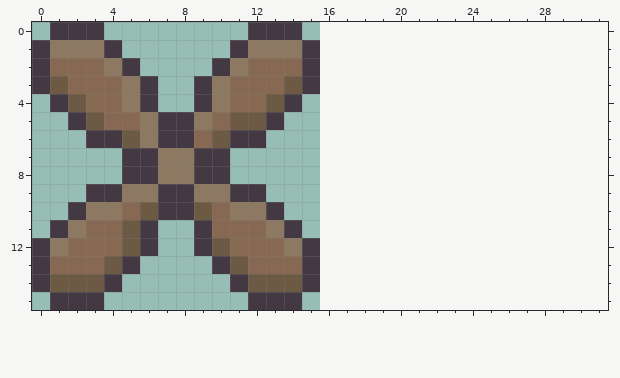
Pixel-art sprite: assets/05_map/moulinIcon.png. Above: the version before the commit.
The file is 16x16 pixels. The old version is drawn lined up with the new one, on the new canvas.
After the commit:
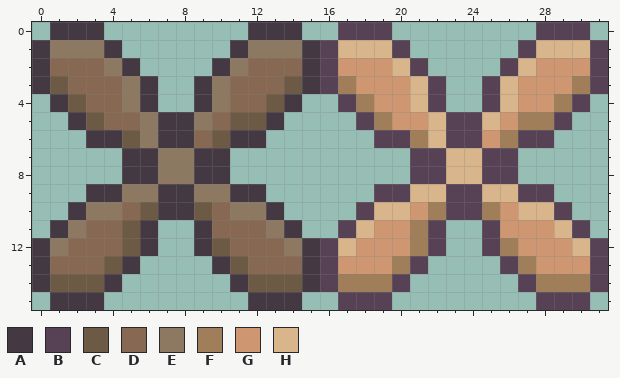
Palette (. is transparent): A #443843  B #574255  C #6d5a45  D #876853  E #8d7961  F #a07e59  G #ce9772  H #d8b58a
Author's note on the commit: added MapIcons Hovers
Changes in this commit:
canvas 16x16 -> 32x16
@@ x 14..31 @@
- 0 A.................
- 1 EA................
- 2 DA................
- 3 CA................
- 4 A.................
- 5 ..................
- 6 ..................
- 7 ..................
- 8 ..................
- 9 ..................
-10 ..................
-11 A.................
-12 EA................
-13 DA................
-14 CA................
-15 A.................
+ 0 A..BBB........BBB.
+ 1 EABHHHB......BHHHB
+ 2 DABGGGHB....BHGGGB
+ 3 CABFGGGHB..BHGGGFB
+ 4 A..BFGGHB..BHGGFB.
+ 5 ....BFGGHBBHGFFB..
+ 6 .....BBFHBBGFBB...
+ 7 .......BBHHBB.....
+ 8 .......BBHHBB.....
+ 9 .....BBHHBBHHBB...
+10 ....BHHGFBBFGHHB..
+11 A..BHGGFB..BGGGHB.
+12 EABHGGGFB..BFGGGHB
+13 DABGGGFB....BFGGGB
+14 CABFFFB......BFFFB
+15 A..BBB........BBB.
Boxes around the changes in both pictures, in picture pixels (x1, y1, x2, y2):
added: (320, 22, 608, 310)
